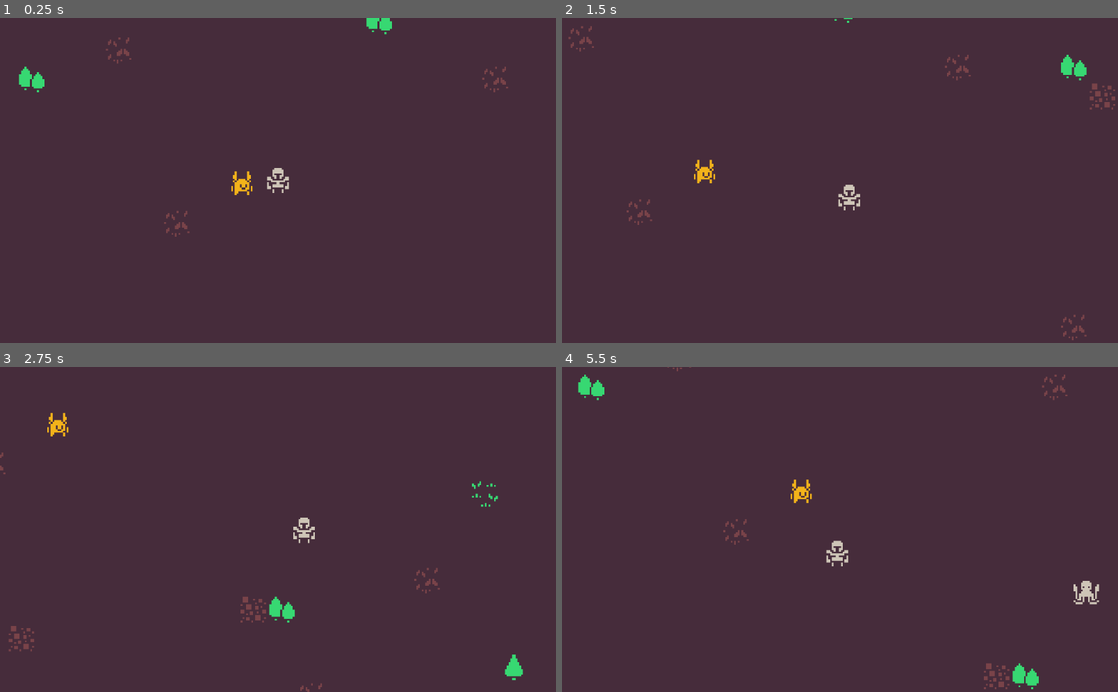
Above: before the commit, frames 1-4 (two rows, left to right).
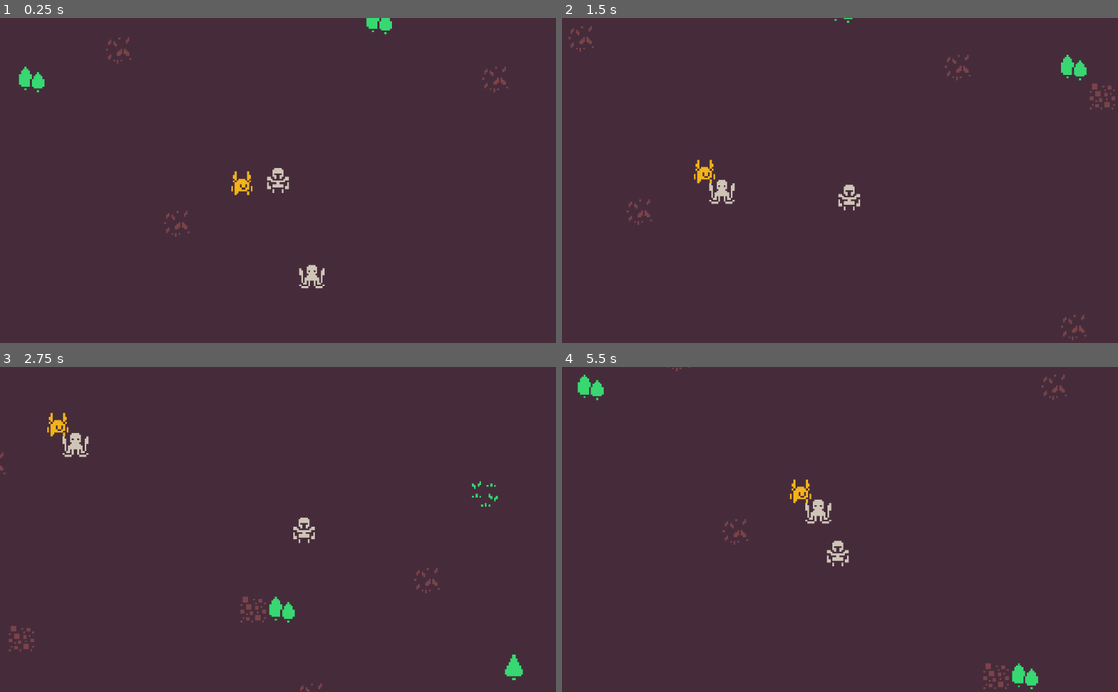
Above: after the commit, the same moments.

Repository: dsg-jam/LD46
Game: Godot game, scene res://assets/scenes/test.tscn
Two runs of this game, one before a commit and one after it. Both use one fixed random seed, a clock stepped at 60 frames per second and the inputs below.
Inputs:
- Up to frame 1 (0.25 s): no input
- Up to frame 2 (1.5 s): hold Right (player_right) 0.53-1.28 s; hold Down (player_down) from 1.28 s (still down)
- Up to frame 3 (2.75 s): release Down (player_down) at 2.03 s; hold Right (player_right) from 2.03 s (still down)
- Up to frame 4 (5.5 s): release Right (player_right) at 2.78 s; hold Up (player_up) 2.78-3.53 s; hold Left (player_left) 3.53-5.03 s; hold Down (player_down) from 5.03 s (still down)

The runs differ from the first frame. In frame 1, 0.2% of the frame differs, in the area x 53-59%, y 75-84%; in frame 2, 0.2%; in frame 3, 0.2%; in frame 4, 0.7%, in the area x 2-97%, y 0-100%.

Commit message:
Enemies are now damaging the Companion
Spawn point of enemies is now randomized

Diff:
--- a/assets/prefab/Enemy.tscn
+++ b/assets/prefab/Enemy.tscn
@@ -12,6 +12,7 @@
 script = ExtResource( 2 )
 
 [node name="Sprite" type="Sprite" parent="."]
+position = Vector2( 1, 0 )
 texture = ExtResource( 1 )
 hframes = 6
 
--- /dev/null
+++ b/assets/scenes/CompanionControl.gd
@@ -0,0 +1,21 @@
+extends KinematicBody2D
+
+export var health = 100
+
+# Declare member variables here. Examples:
+# var a = 2
+# var b = "text"
+
+
+# Called when the node enters the scene tree for the first time.
+func _ready():
+	pass # Replace with function body.
+
+
+func reduce_health(amount):
+	health -= amount
+	print(health)
+
+# Called every frame. 'delta' is the elapsed time since the previous frame.
+#func _process(delta):
+#	pass
--- a/assets/scenes/test.tscn
+++ b/assets/scenes/test.tscn
@@ -1,10 +1,11 @@
-[gd_scene load_steps=8 format=2]
+[gd_scene load_steps=9 format=2]
 
 [ext_resource path="res://assets/scripts/PlayerMovement.gd" type="Script" id=1]
 [ext_resource path="res://assets/textures/animations/companion.tres" type="SpriteFrames" id=2]
 [ext_resource path="res://assets/textures/tilesets/map.tres" type="TileSet" id=3]
 [ext_resource path="res://assets/textures/player/idle.tres" type="Texture" id=4]
 [ext_resource path="res://assets/scripts/SpawnControl.gd" type="Script" id=5]
+[ext_resource path="res://assets/scenes/CompanionControl.gd" type="Script" id=6]
 
 [sub_resource type="CapsuleShape2D" id=1]
 radius = 3.0
@@ -15,6 +16,7 @@
 height = 5.0
 
 [node name="Node2D" type="Node2D"]
+position = Vector2( -1, 1 )
 script = ExtResource( 5 )
 
 [node name="TileMap" type="TileMap" parent="."]
@@ -30,6 +32,7 @@
 
 [node name="Companion" type="KinematicBody2D" parent="."]
 position = Vector2( -20, 0 )
+script = ExtResource( 6 )
 
 [node name="AnimatedSprite" type="AnimatedSprite" parent="Companion"]
 frames = ExtResource( 2 )
--- a/assets/scripts/EnemyControl.gd
+++ b/assets/scripts/EnemyControl.gd
@@ -4,6 +4,8 @@
 var damage = 1
 var speed = 50
 var rng = RandomNumberGenerator.new()
+var time_combat = INF # Time since last damage
+var combat_speed = 1 # Time interval in which enemy hurts the companion
 
 
 # Called when the node enters the scene tree for the first time.
@@ -22,4 +24,9 @@
 	var is_collision = move_and_collide(dir*speed*delta)
 
 	if is_collision:
-		print("Companion lost a health unit")
+		var collider = is_collision.get_collider()
+		if collider.get_name() == "Companion" and time_combat >= combat_speed:
+			collider.reduce_health(1)
+			time_combat = 0
+		else:
+			time_combat += delta
--- a/assets/scripts/SpawnControl.gd
+++ b/assets/scripts/SpawnControl.gd
@@ -1,13 +1,25 @@
 extends Node
 
-var path = "res://assets/prefab/Enemy.tscn"
+var enemy_path = "res://assets/prefab/Enemy.tscn"
+#var resource_path = "res://assets/prefab/Resource.tscn"
+var rng = RandomNumberGenerator.new()
 
 # Called when the node enters the scene tree for the first time.
 func _ready():
-	var scene_resource = load(path)
+	spawn_enemy(-100, 100)
+
+
+func spawn_enemy(min_radius, max_radius):
+	rng.randomize()
+	var scene_resource = load(enemy_path)
 	var scene = scene_resource.instance()
+	var x_position = rng.randf_range(min_radius, max_radius)
+	var y_position = rng.randf_range(min_radius, max_radius)
+	print(x_position)
+	print(y_position)
+	scene.position = Vector2(x_position, y_position)
 	add_child(scene)
-
+	pass
 
 # Called every frame. 'delta' is the elapsed time since the previous frame.
 #func _process(delta):
